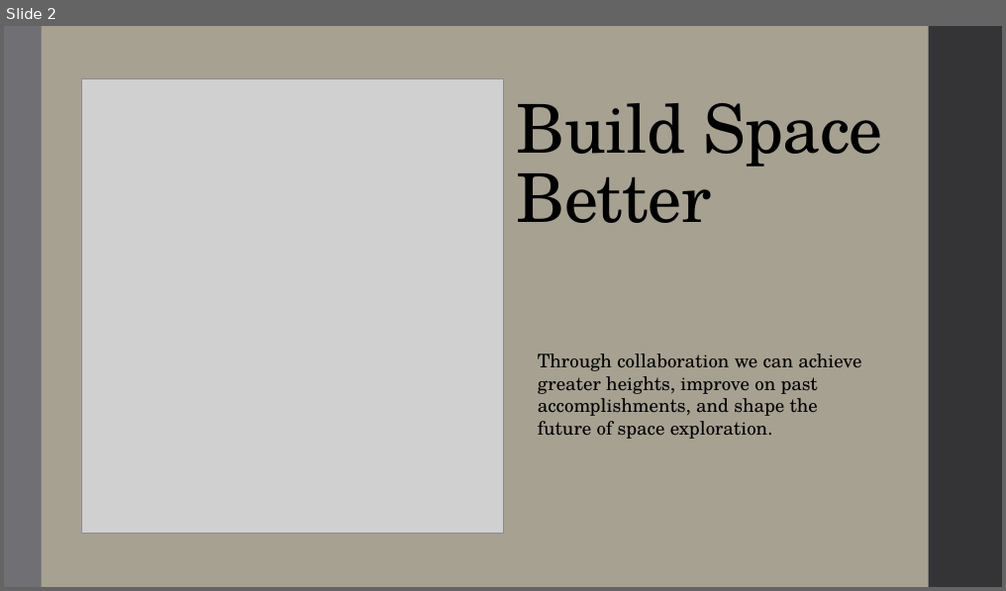
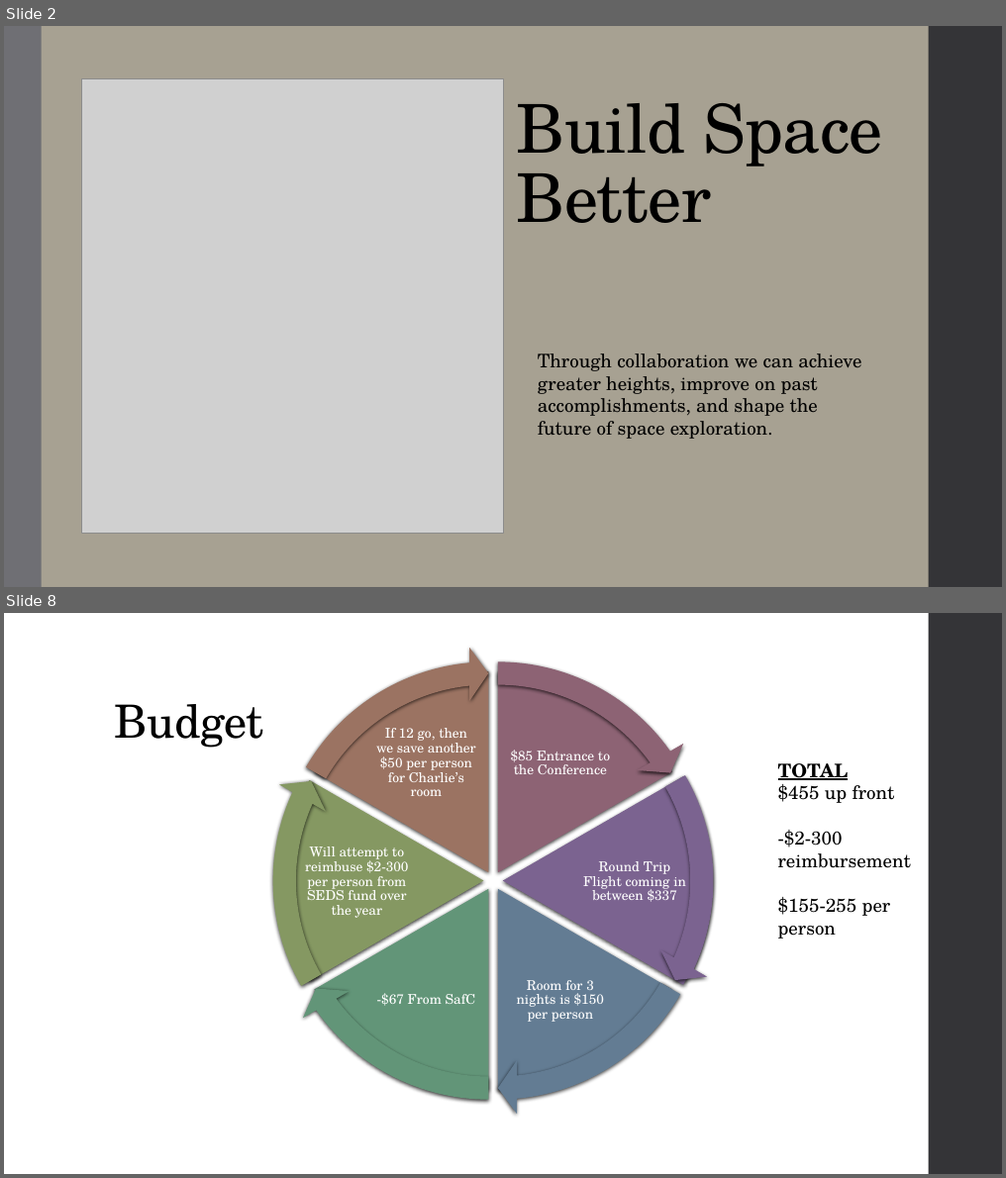
Before and after one commit to Maeswoon/UNHSEDS, a slide deck: Reports and Presentations/Presentations/Space Vision 2018.pptx. Shown one above the other, each under a label of ours: slide 2 before the commit, slides 2 and 8 after it; the slides between them are not shown. The pictures are 1006x591 and 1006x1178 pixels, drawn with LibreOffice and Linux fonts; fonts in the diff are those of the drawing; grey boxes stand for pictures. Boxes give left, top, right and bottom in pixels: in the first picture for what was removed or moved away, otherwise in the second. Text is boxed around its words. In the diff, an @@ line names an element or a change of style, - is before the commit and + after.

```diff
--- a/Reports and Presentations/Presentations/Space Vision 2018.pptx
+++ b/Reports and Presentations/Presentations/Space Vision 2018.pptx
@@ slide 8 added at <box>4,613,1002,1174</box>, background #FFFFFF; not listed: 1 template element that a slide beside it also shows @@
@@ group added at <box>257,647,729,1115</box>: 6 pie slice (boxed as its full ellipse)s, 6 texts, 6 circular arrows @@
+$85 Entrance to the Conference
+Round Trip Flight coming in between $337
+Room for 3 nights is $150 per person
+-$67 From SafC
+Will attempt to reimbuse $2-300 per person from SEDS fund over the year
+If 12 go, then we save another $50 per person for Charlie’s room
@@ title added at <box>115,704,263,748</box>, 44 pt, text #000000 @@
+Budget
@@ text added at <box>778,763,911,939</box>, 18 pt, text #000000 @@
+TOTAL
+$455 up front
+-$2-300 reimbursement
+$155-255 per person
```
Also in this commit, not shown: 3 slides changed, 2 other slides added.
